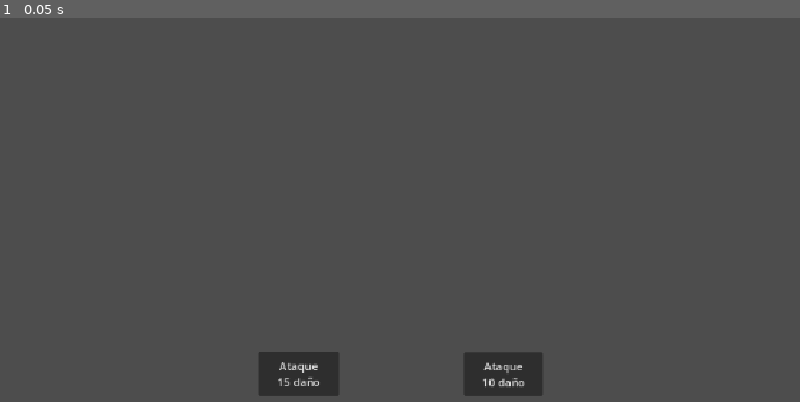
Above: before the commit, frame 1.
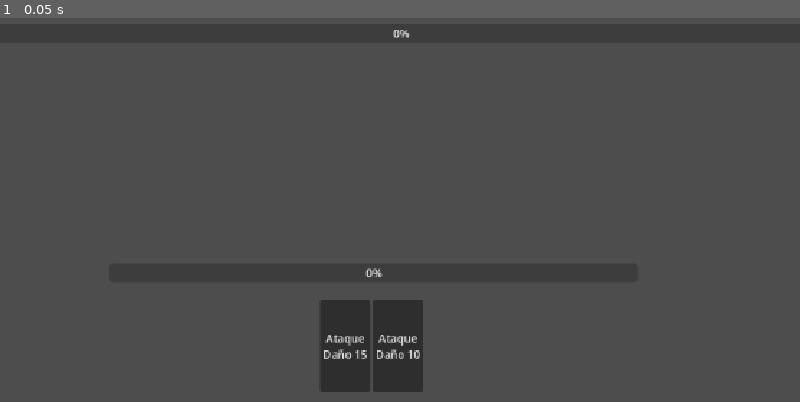
Above: after the commit, the same moment.

Repository: Lilithx24/GAMEOFTHEAVAST2026
Game: Godot game, scene res://escenas/MAIN.tscn
Same seed, same stepped clock (60 frames per second), same inputs: the game is played once before the commit and once after it. Before the commit the project starts from res://escenas/combate/node_2d.tscn.
Inputs:
- Up to frame 1 (0.05 s): no input

The runs differ from the first frame. In frame 1, 4.5% of the frame differs, in the area x 32-68%, y 3-99%.

Commit message:
Primer intento fallido de sistema de combate básico con dos botones

Diff:
--- a/enemigos/enemigo.gd
+++ /dev/null
@@ -1,15 +0,0 @@
-extends Sprite2D
-
-
-# Called when the node enters the scene tree for the first time.
-func _ready() -> void:
-	pass # Replace with function body.
-
-
-# Called every frame. 'delta' is the elapsed time since the previous frame.
-func _process(delta: float) -> void:
-	pass
-
-func main():
-	var vida: int
-	vida = 100
--- a/enemigos/enemigo.tscn
+++ /dev/null
@@ -1,8 +0,0 @@
-[gd_scene format=3 uid="uid://bhnhkm31u8idg"]
-
-[ext_resource type="Script" uid="uid://c76lho4daby2k" path="res://enemigos/enemigo.gd" id="1_2ehgw"]
-
-[node name="Node2D" type="Node2D" unique_id=1339168029]
-
-[node name="Sprite2D" type="AnimatedSprite2D" parent="." unique_id=458460775]
-script = ExtResource("1_2ehgw")
--- /dev/null
+++ b/escenas/MAIN.tscn
@@ -0,0 +1,55 @@
+[gd_scene format=3 uid="uid://cf3v5rxnp556"]
+
+[ext_resource type="Script" uid="uid://dly2oce4o1nwq" path="res://escenas/combate.gd" id="1_c1hhp"]
+[ext_resource type="Script" uid="uid://dcfe0wlbsgxos" path="res://escenas/enemigo.gd" id="2_fav8l"]
+
+[node name="Combate" type="Node2D" unique_id=876481208]
+script = ExtResource("1_c1hhp")
+
+[node name="TextureRect" type="TextureRect" parent="." unique_id=261303568]
+offset_left = 2.0
+offset_right = 1161.0
+offset_bottom = 658.0
+
+[node name="Enemigo" type="Node2D" parent="." unique_id=2042669790]
+script = ExtResource("2_fav8l")
+
+[node name="Sprite2D" type="Sprite2D" parent="Enemigo" unique_id=1201902468]
+
+[node name="ProgressBar" type="ProgressBar" parent="Enemigo" unique_id=757052991]
+offset_left = -2.0
+offset_top = 66.0
+offset_right = 1156.0
+offset_bottom = 93.0
+
+[node name="PanelJugador" type="Control" parent="." unique_id=675357850]
+layout_mode = 3
+anchors_preset = 0
+
+[node name="ProgressBarJ" type="ProgressBar" parent="PanelJugador" unique_id=1458183659]
+layout_mode = 0
+offset_left = 157.0
+offset_top = 411.0
+offset_right = 919.0
+offset_bottom = 438.0
+
+[node name="HBoxContainer" type="HBoxContainer" parent="PanelJugador" unique_id=1668645083]
+layout_mode = 0
+offset_left = 326.0
+offset_top = 464.0
+offset_right = 745.0
+offset_bottom = 596.0
+alignment = 1
+
+[node name="Button" type="Button" parent="PanelJugador/HBoxContainer" unique_id=1335415052]
+layout_mode = 2
+text = "Ataque
+Daño 15"
+
+[node name="Button2" type="Button" parent="PanelJugador/HBoxContainer" unique_id=1982873081]
+layout_mode = 2
+text = "Ataque
+Daño 10"
+
+[connection signal="pressed" from="PanelJugador/HBoxContainer/Button" to="." method="_on_button_pressed"]
+[connection signal="pressed" from="PanelJugador/HBoxContainer/Button2" to="." method="_ataque2_pressed"]
--- /dev/null
+++ b/escenas/combate.gd
@@ -0,0 +1,20 @@
+extends Node2D
+var enemigo
+
+# Called when the node enters the scene tree for the first time.
+func _ready() -> void:
+	var enemigo = $Enemigo
+
+func _on_ataque1_pressed ():
+	enemigo.sufrir_damage(15)
+
+func _ataque2_pressed ():
+	enemigo.sufrir_damage(10)
+
+# Called every frame. 'delta' is the elapsed time since the previous frame.
+func _process(delta: float) -> void:
+	pass
+
+
+func _on_button_pressed() -> void:
+	pass # Replace with function body.
--- a/escenas/combate/botón.gd
+++ /dev/null
@@ -1,9 +0,0 @@
-extends Button
-
-
-# Called when the node enters the scene tree for the first time.
-func _ready() -> void:
-	pressed.connect(_on_pressed)
-
-func _on_pressed() -> void:
-	print("auch")
--- a/escenas/combate/node_2d.tscn
+++ /dev/null
@@ -1,22 +0,0 @@
-[gd_scene format=3 uid="uid://dcnm25wxbsrht"]
-
-[ext_resource type="Script" uid="uid://lc85wpcub4om" path="res://escenas/combate/botón.gd" id="1_lnm1m"]
-
-[node name="UICombate" type="Node2D" unique_id=1011986257]
-
-[node name="Botón15" type="Button" parent="." unique_id=1241311696]
-offset_left = 372.0
-offset_top = 538.0
-offset_right = 488.0
-offset_bottom = 602.0
-text = "Ataque
-15 daño"
-script = ExtResource("1_lnm1m")
-
-[node name="Botón10" type="Button" parent="." unique_id=1243641791]
-offset_left = 668.0
-offset_top = 539.0
-offset_right = 782.0
-offset_bottom = 602.0
-text = "Ataque
-10 daño"
--- a/escenas/combate/logica.gd
+++ b/escenas/enemigo.gd
@@ -1,11 +1,15 @@
-extends Node
-
+extends Sprite2D
+var vida: int = 100
 
 # Called when the node enters the scene tree for the first time.
 func _ready() -> void:
-	pass # Replace with function body.
+	vida = 100
 
 
 # Called every frame. 'delta' is the elapsed time since the previous frame.
 func _process(delta: float) -> void:
 	pass
+
+func sufrir_damage(damage: int):
+	vida = vida - damage
+	print("vida: ", vida)
--- a/project.godot
+++ b/project.godot
@@ -11,7 +11,7 @@
 [application]
 
 config/name="Bio-shift"
-run/main_scene="uid://dcnm25wxbsrht"
+run/main_scene="uid://cf3v5rxnp556"
 config/features=PackedStringArray("4.7", "Forward Plus")
 config/icon="res://icon.svg"
 
Not shown, removed: enemigos/enemigo.gd.uid
Not shown, added: escenas/combate.gd.uid
Not shown, removed: escenas/combate/botón.gd.uid
Not shown, removed: escenas/combate/logica.gd.uid
Not shown, added: escenas/enemigo.gd.uid
